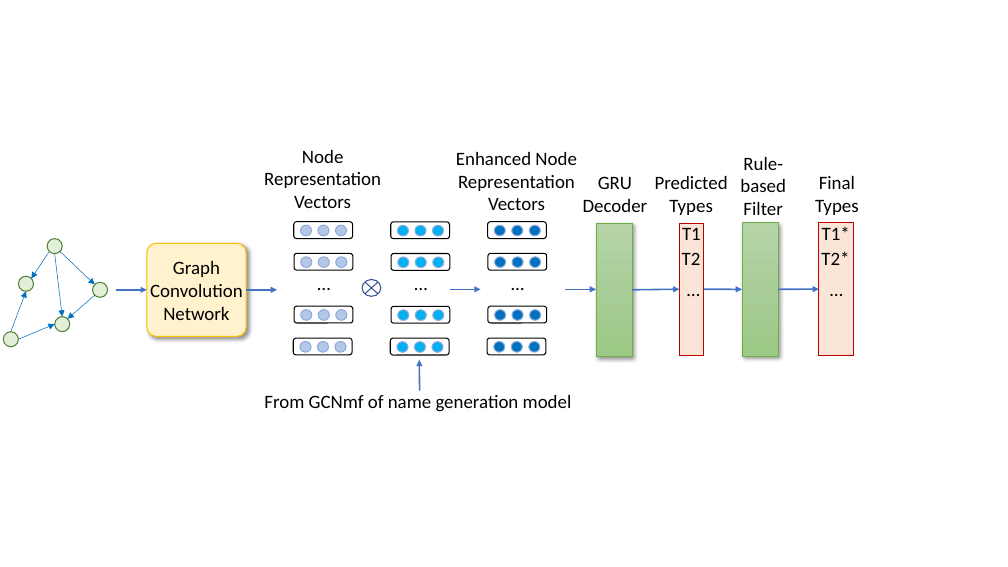
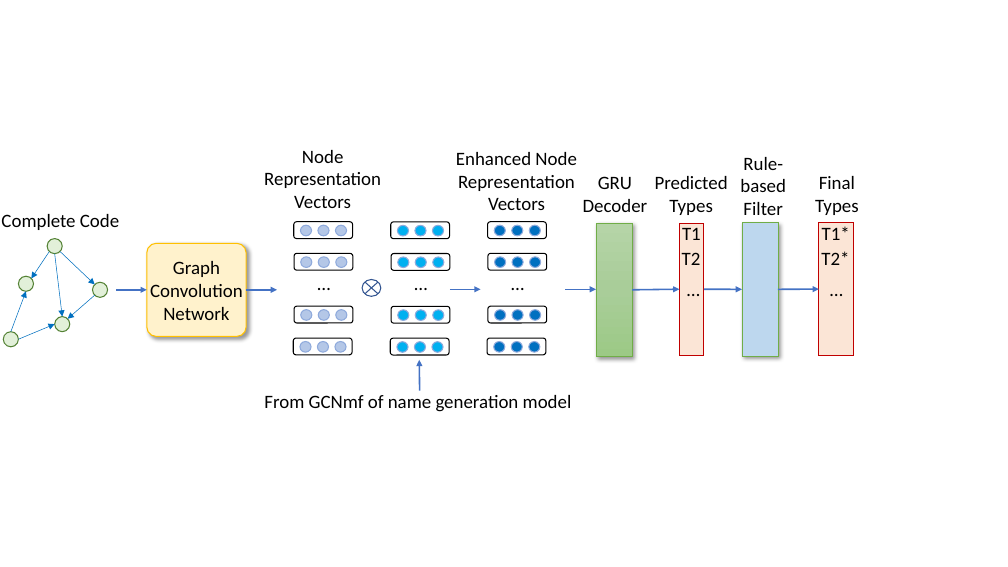
Before and after one commit to tien-n-nguyen/deminification, a slide deck: slide 5 of figures/figures.pptx. Drawn at 1008x567 pixels with LibreOffice and Linux fonts; fonts in the diff are those of the drawing. Boxes give left, top, right and bottom in pixels: in the first picture for what was removed or moved away, otherwise in the second. Text is boxed around its words. In the diff, an @@ line names an element or a change of style, - is before the commit and + after.

```diff
--- a/figures/figures.pptx
+++ b/figures/figures.pptx
@@ text added at (1,214,119,230), 18 pt, text #000000 @@
+Complete Code
@@ rectangle at (742,223,778,356): fill gradient #B5D5A7 to #AACE9A to #9CC987 to #BDD7EE @@
```
Also in this commit, not shown: 1 slide added, 5 other files.
